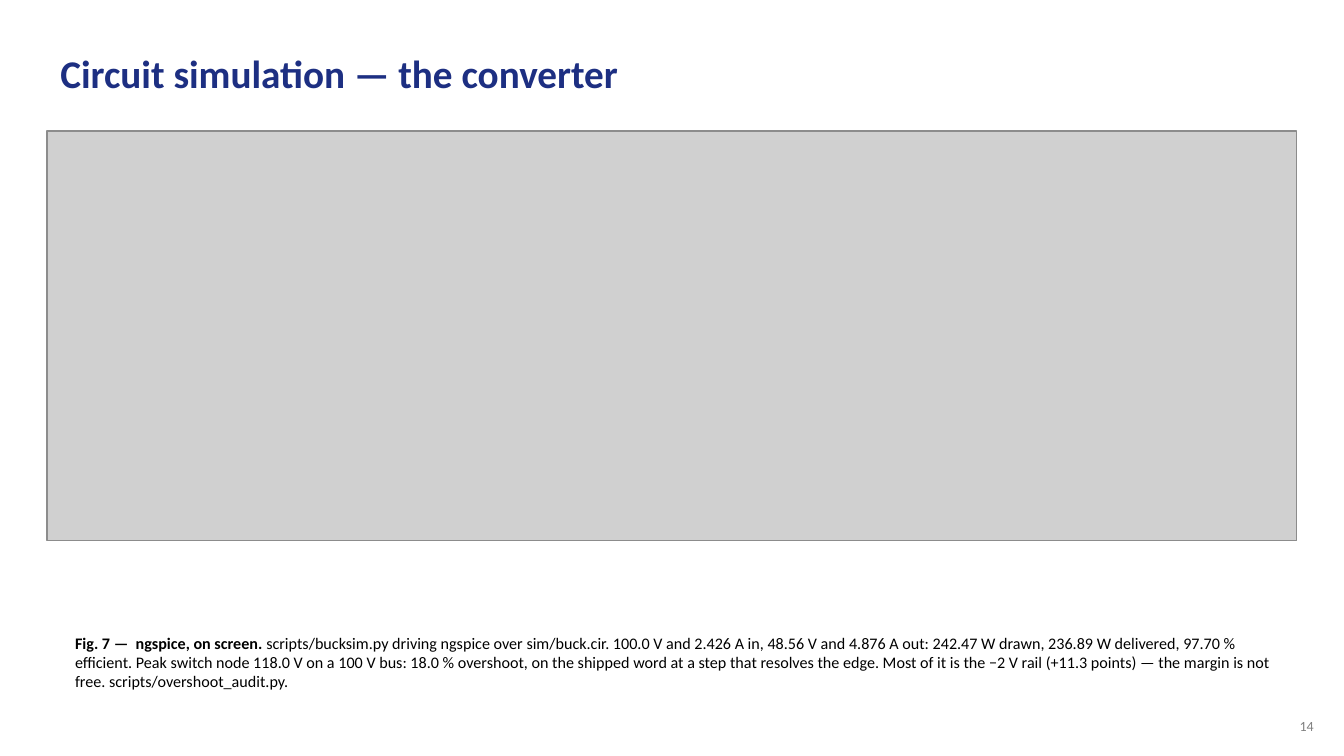
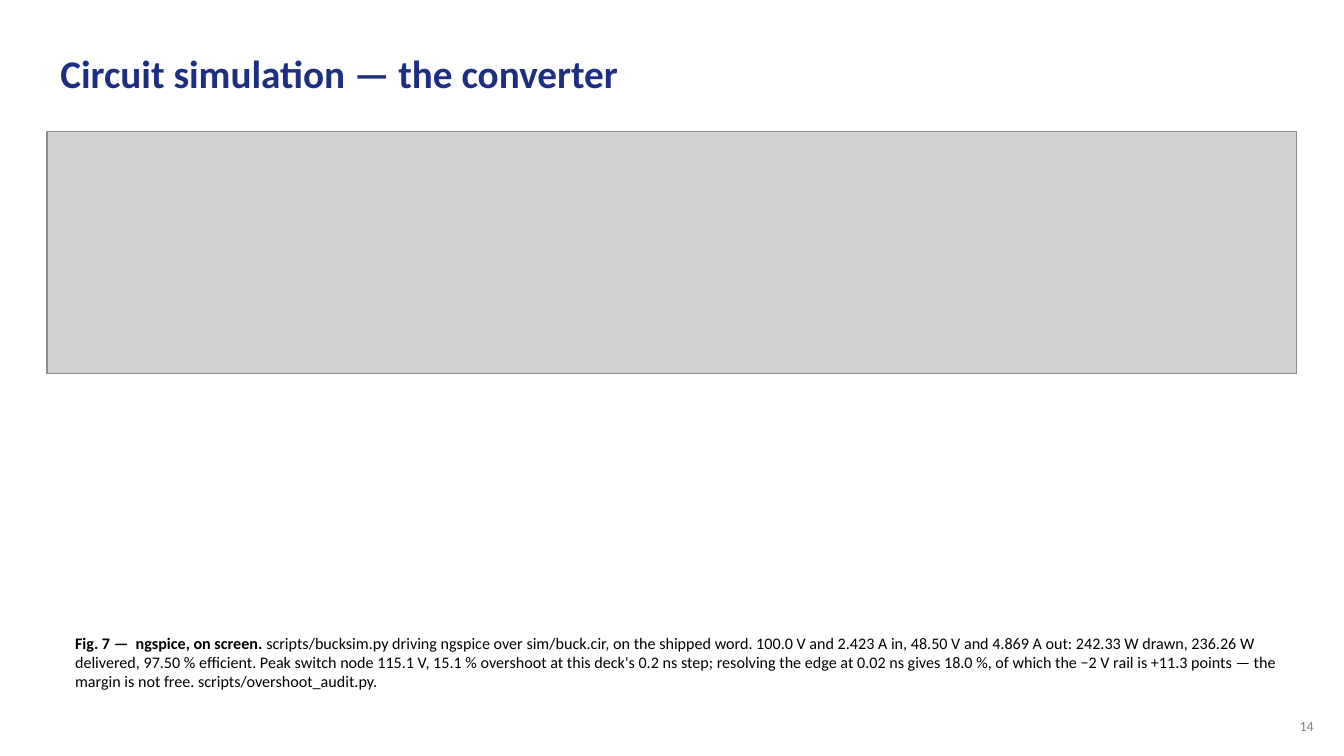
Before and after one commit to Amritha902/gan-driver, a slide deck: slide 14 of review/GaN_Review1_PRESENT.pptx. Drawn at 1344x756 pixels with LibreOffice and Linux fonts; fonts in the diff are those of the drawing; grey boxes stand for pictures. Boxes give left, top, right and bottom in pixels: in the first picture for what was removed or moved away, otherwise in the second. Text is boxed around its words. In the diff, an @@ line names an element or a change of style, - is before the commit and + after.

```diff
--- a/review/GaN_Review1_PRESENT.pptx
+++ b/review/GaN_Review1_PRESENT.pptx
@@ picture: place and size @@
-picture at bbox=[47, 131, 1298, 541]
+picture at bbox=[47, 131, 1298, 374]
@@ text at bbox=[75, 637, 1276, 690]: text changed @@
-Fig. 7 — ngspice, on screen. scripts/bucksim.py driving ngspice over sim/buck.cir. 100.0 V and 2.426 A in, 48.56 V and 4.876 A out: 242.47 W drawn, 236.89 W delivered, 97.70 % efficient. Peak switch node 118.0 V on a 100 V bus: 18.0 % overshoot, on the shipped word at a step that resolves the edge. Most of it is the −2 V rail (+11.3 points) — the margin is not free. scripts/overshoot_audit.py.
+Fig. 7 — ngspice, on screen. scripts/bucksim.py driving ngspice over sim/buck.cir, on the shipped word. 100.0 V and 2.423 A in, 48.50 V and 4.869 A out: 242.33 W drawn, 236.26 W delivered, 97.50 % efficient. Peak switch node 115.1 V, 15.1 % overshoot at this deck's 0.2 ns step; resolving the edge at 0.02 ns gives 18.0 %, of which the −2 V rail is +11.3 points — the margin is not free. scripts/overshoot_audit.py.
```
Also in this commit, not shown: 11 other files.
